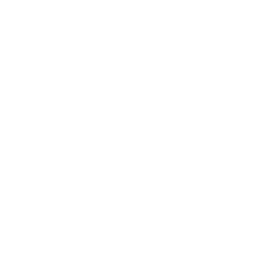
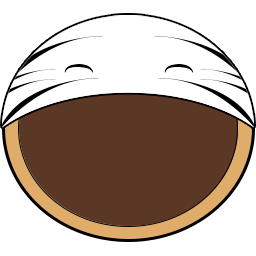
Revision of a layered 256×256 image; what changed, layer by layer:
showed group "Pattern 1" (8 layers) over [0, 36, 256, 131]
showed group "Mask" (5 layers) over [1, 14, 255, 129]
showed "Ellips 1 kopiera 4" over [2, 15, 254, 128]
showed "Ellips 1 kopiera" over [2, 15, 254, 128]
showed group "Base" (3 layers) over [2, 15, 255, 242]
showed "Ellips 1 kopiera 2", painted on it over [19, 30, 238, 226]
